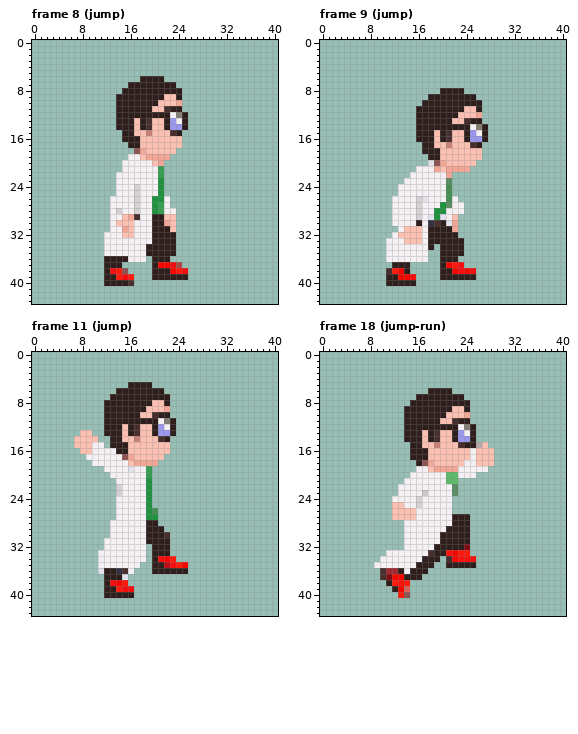
File history of a pixel-art file, dev/gfx/player/player-56-cropped.aseprite. Above is the file before it was changed.
41x44 pixels, 72 frames. Colours within 5 levels of each other are drawn and written as one. Shown: frame 8 (jump), frame 9 (jump), frame 11 (jump), frame 18 (jump-run). The commit also changed other frames, which this record leaves out.
And afterwards:
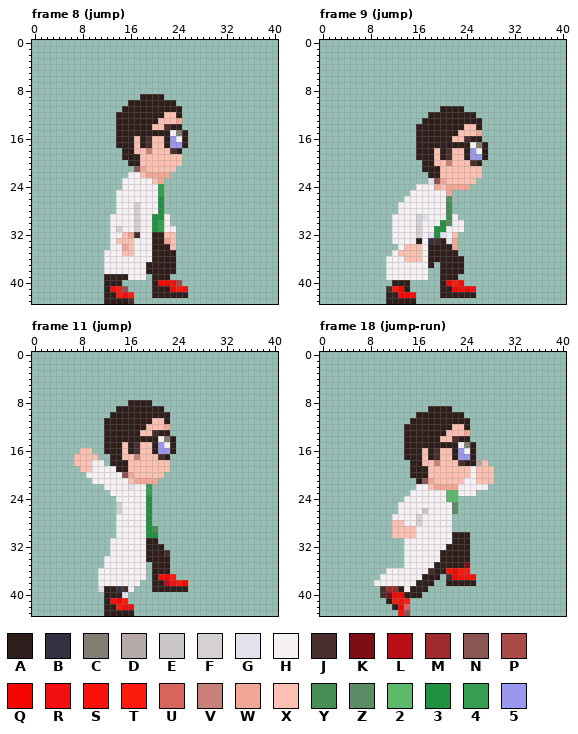
Palette (. is transparent): A #2e1f1d  B #333043  C #827e74  D #b6aaa9  E #ccc7c7  F #d4d0d3  G #e1e2eb  H #f4f0f3  J #482e2d  K #7e0e14  L #ba0e17  M #9e2b2e  N #8c5452  P #aa4a48  Q #f30700  R #f30f10  S #f9110d  T #fc1b0c  U #d7655e  V #c88178  W #f2a796  X #fbc0b1  Y #468e54  Z #5b8d65  2 #5eba6b  3 #1f9240  4 #359e53  5 #9997ee
Commit: added player stairs gfx and added function to snap a entity to a map tile grid
The exact change:
Changed rows in their new state; - is an unchanged pixel.
Frame 8 (jump), layers "head", "Layer":
first column x 12:
 6 ------....----
 7 ----........--
 8 ---..........-
 9 --....----...-
10 --..-----AAA.-
11 --.-----AAA---
12 ----------XXA.
13 -----A-AA-XXW.
14 -----A-A--JAA.
15 --A--AAAAAAHCA
16 --A--XAJ--A5HA
17 --AA-XAJ--A55A
18 ---AAXXV---JA-
19 ---AAA-XXXXXX-
20 ---.AAXX-XXXX-
21 ---..NWXXXXX--
22 --..--XWWWW---
23 --.-----XW----
24 --.--H---4----
25 -----H---4----
26 -.---H--H-.---
27 -.------H3.---
28 -.H-----H3..--
29 ---HHF--33H.--
30 --HHHF--34H.--
31 --FHHF--34HH--
32 .---WJ----XX--
33 .-XXX-----WX--
34 .--WX--H---X--
35 ---XX--H------
36 HHHH---H---A--
37 HHHHHHHA-AAA.-
38 HHHHHHHA---A..
39 --AAHHH----...
40 ---..---AQQRP-
41 ARTN----AAAQTR
42 AATRT---AAAAAA
43 AAAAJ---------
Frame 9 (jump), layers "head", "Layer":
first column x 11:
 8 ---------....----
 9 -------........--
10 ------..........-
11 -----....----...-
12 -----..-----AAA.-
13 -----.-----AAA---
14 -------------XXA.
15 --------A-AA-XXW.
16 --------A-A--JAA.
17 -----A--AAAAAAHCA
18 -----A--XAJ--A5HA
19 -----AA-XAJ--A55A
20 ------AAXXV---JA-
21 -----.AAA-XXXXXX-
22 ----...AAXXXXXXX-
23 ---....GNWXXXXX--
24 --...---WXWWWW---
25 --..------W------
26 -..--HH---Z.-----
27 -.---H---HY..----
28 -.---H--HHY..----
29 ------GHHHYH-----
30 -----F-HH3ZHH----
31 -H-HHF-H33HHH----
32 --HHHF-G3GHX-----
33 .--HHA-BJ-GW.----
34 ..-XXX--A--W.----
35 .-XXXX-AA---.----
36 ---XXX-AA---A----
37 HHHHHHHA--AAA----
38 HHHHHHH----AA..--
39 HHHHHHH-----...--
40 .---.----AQTR----
41 JTQA-----AAQRQR--
42 AAQQR----AAAAAA--
43 AAAAA------------
Frame 11 (jump), layers "head", "Layer":
first column x 7:
 5 ---------....------
 6 -------........----
 7 ------..........---
 8 -----....----...---
 9 -----..-----AAA.---
10 -----.-----AAA-----
11 -------------XXA.--
12 --------A-AA-XXW.--
13 -..-----A-A--JAA.--
14 ....-A--AAAAAAHCA--
15 .....A--XAJ--A5HA--
16 ---..AA-XAJ--A55A--
17 XXXX..AAXXV---JA---
18 XXX--.AAA-XXXXXX---
19 -XXHH--AAXXXXXXX---
20 --HHHH--NWXXXXX----
21 ---HHHH--XWWWW-----
22 -----HHH-G--4------
23 ------HH----4------
25 -------F-----------
26 -------F-----.-----
27 -------------.-----
28 ------.-----3.-----
29 ------.-----3Y.----
30 ------.-----33..---
31 -----.--------..---
32 -----.------A--.---
33 ----..------A--J---
34 ----.-------A-AA.--
35 ----.------H---A...
36 ----HHHHH-HH----...
37 ----HHHHHHHH-ARQT--
38 ----HHHHHHH--AALRTQ
39 ----G--BJH---AAAAAA
40 --------G.---------
41 -----ARQT----------
42 -----AATRR---------
43 -----AAAAA---------
Frame 18 (jump-run), layers "head", "Layer":
first column x 9:
 6 ---------....-------
 7 -------........-----
 8 ------..........----
 9 -----....----...----
10 -----..-----AAA.----
11 -----.-----AAA------
12 -------------XXA.---
13 --------A-AA-XXW.---
14 --------A-A--JAA.---
15 -----A--AAAAAAHC-..-
16 -----A--XAJ--A5HA...
17 -----A--XAJ--A55A...
18 ------A-XXV---JAAD-.
19 ------AAA-XXXXXX-XXX
20 ------AAAXXXXXXX-XXX
21 -----..ANWXXXXXHHXXX
22 ----...--XWWWWHHHHH-
23 ----..--H---22HHH---
24 ---..--H----22------
25 ---.H--H-----Z------
26 ---.HHH-E----Z------
27 ---HHHHF-----...----
28 ---XX--F-----...----
29 ---XXXX-----H...----
30 ---XXXX----HH-------
31 -----------HH-------
32 ----------HH---A----
33 --...----HH-AAAA----
34 -....---HHHAAAAA.---
35 .....--HHHAA---K.---
36 -.HHH-HHHJAASQTT----
37 -HHHHHHHAAA-JQSSS---
38 HHHHHHHAAA--AAAAA---
39 -JMMAHAAA-----------
40 -JKQQAAA------------
41 --ATST--------------
42 ---AQU--------------
43 ----TN--------------
